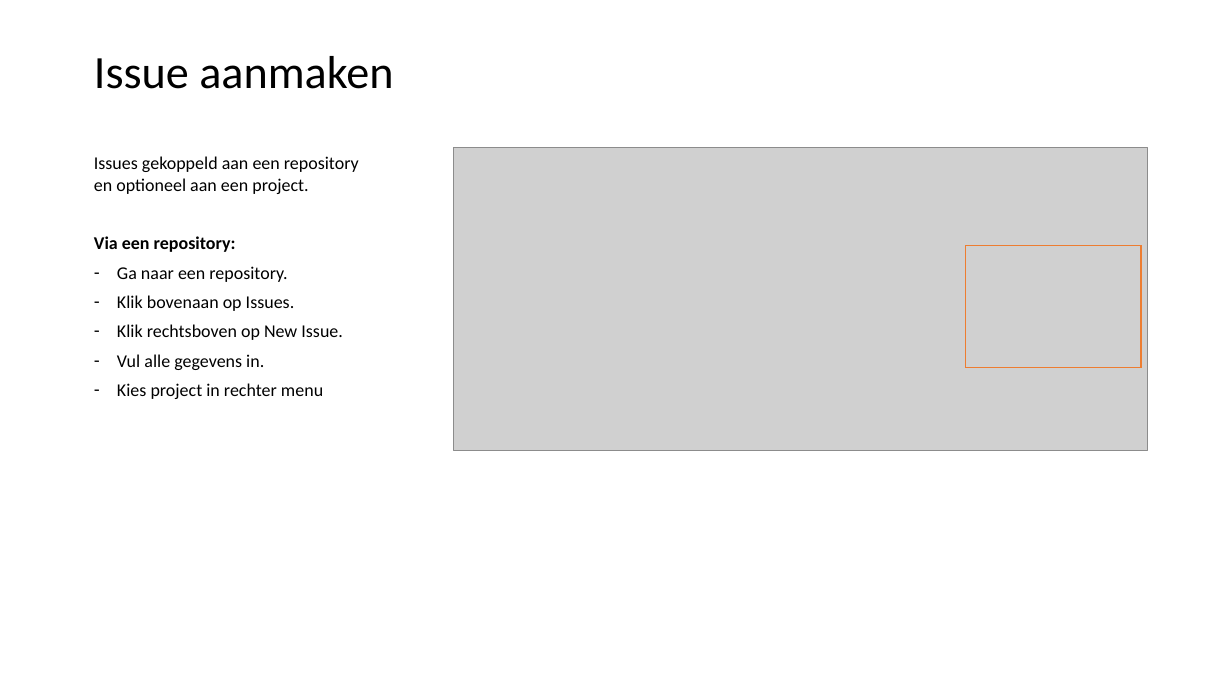
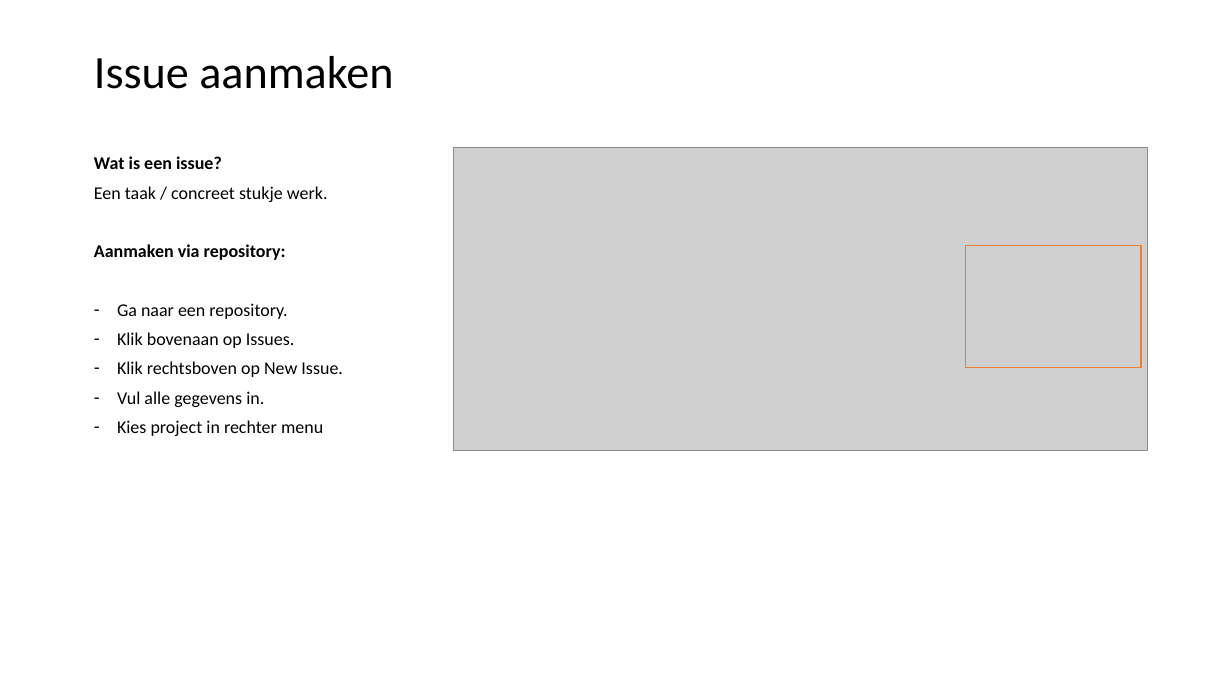
Before and after one commit to LFKoning/knowledge-sharing, a slide deck: slide 37 of git_course/2_collaboration/git_collaboration.pptx (slide 40 before the commit). Drawn at 1232x693 pixels with LibreOffice and Linux fonts; fonts in the diff are those of the drawing; grey boxes stand for pictures. Boxes give left, top, right and bottom in pixels: in the first picture for what was removed or moved away, otherwise in the second. Text is boxed around its words. In the diff, an @@ line names an element or a change of style, - is before the commit and + after.

```diff
--- a/git_course/2_collaboration/git_collaboration.pptx
+++ b/git_course/2_collaboration/git_collaboration.pptx
@@ text at <box>94,156,328,260</box>: text changed; bold on @@
-Issues gekoppeld aan een repository en optioneel aan een project.
-Via een repository:
+Wat is een issue?
+Een taak / concreet stukje werk.
+Aanmaken via repository:
```
Also in this commit, not shown: 8 other slides changed, 1 slide added, 1 slide removed, 1 other file.
